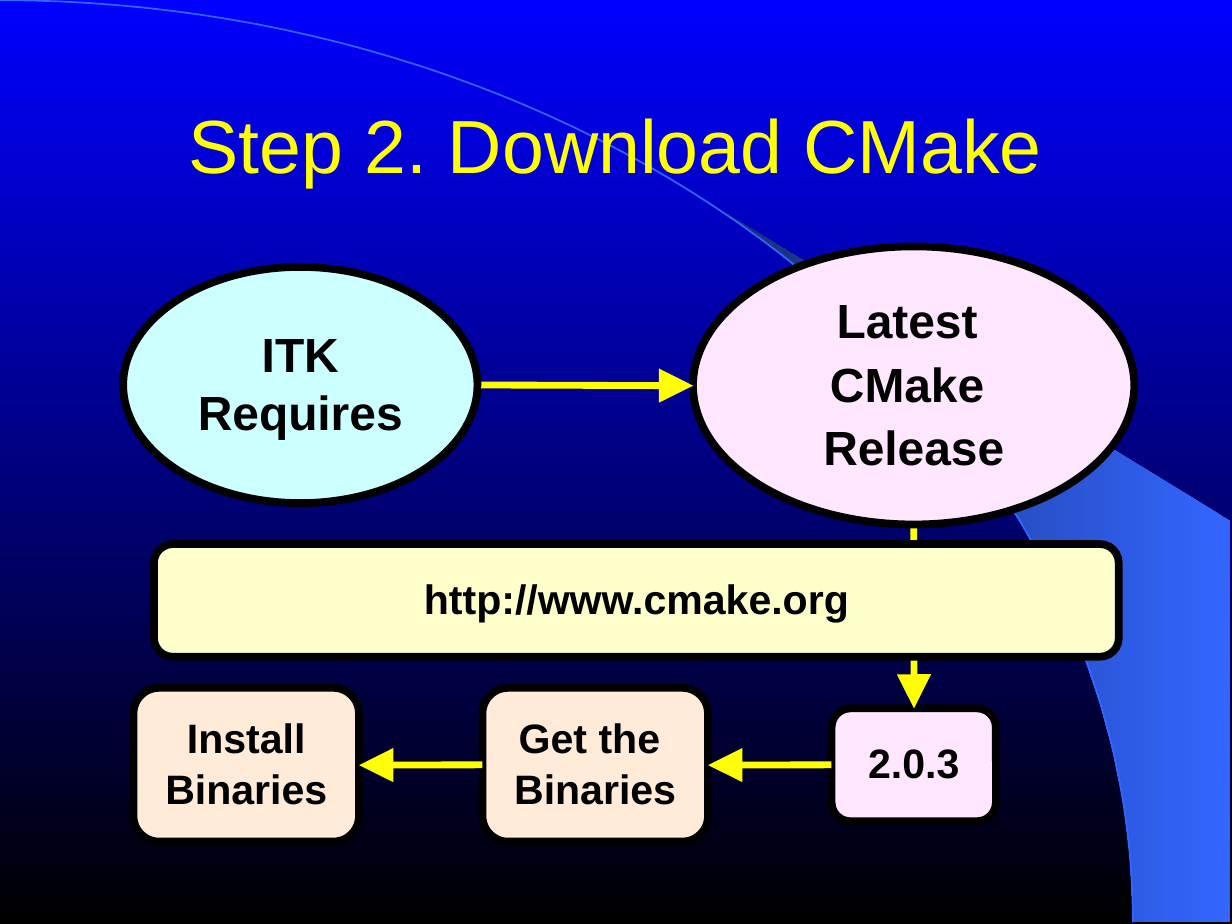
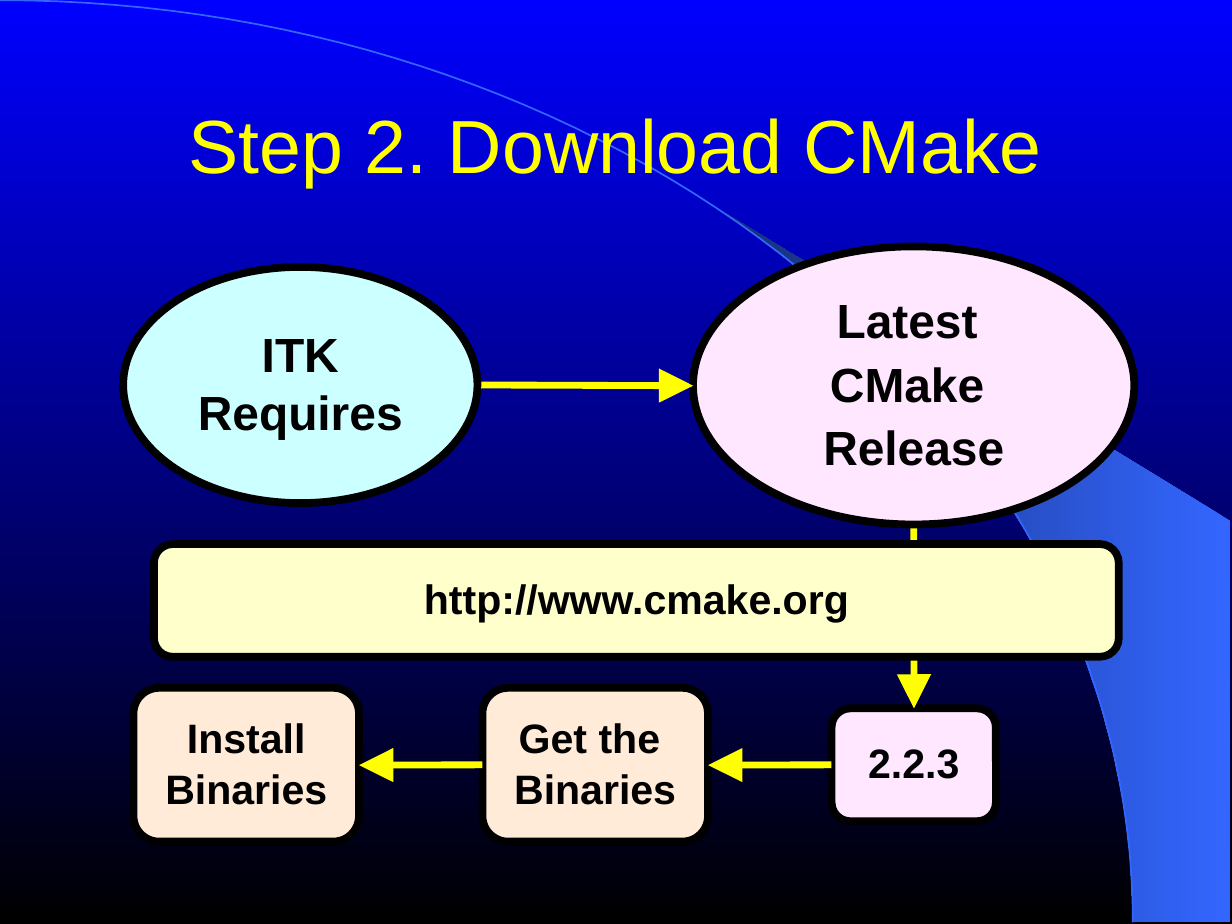
Before and after one commit to NA-MIC/NAMICSandBox, a slide deck: slide 13 of ITKAdvancedCourse/doc/presentations/Insight-Overview.ppt. Drawn at 1232x924 pixels with LibreOffice and Linux fonts; fonts in the diff are those of the drawing. Boxes give left, top, right and bottom in pixels: in the first picture for what was removed or moved away, otherwise in the second. Text is boxed around its words. In the diff, an @@ line names an element or a change of style, - is before the commit and + after.

```diff
--- a/ITKAdvancedCourse/doc/presentations/Insight-Overview.ppt
+++ b/ITKAdvancedCourse/doc/presentations/Insight-Overview.ppt
@@ text at (868,749,959,779): text changed @@
-2.0.3
+2.2.3
```
Also in this commit, not shown: 3 other slides changed, 2 other files.
